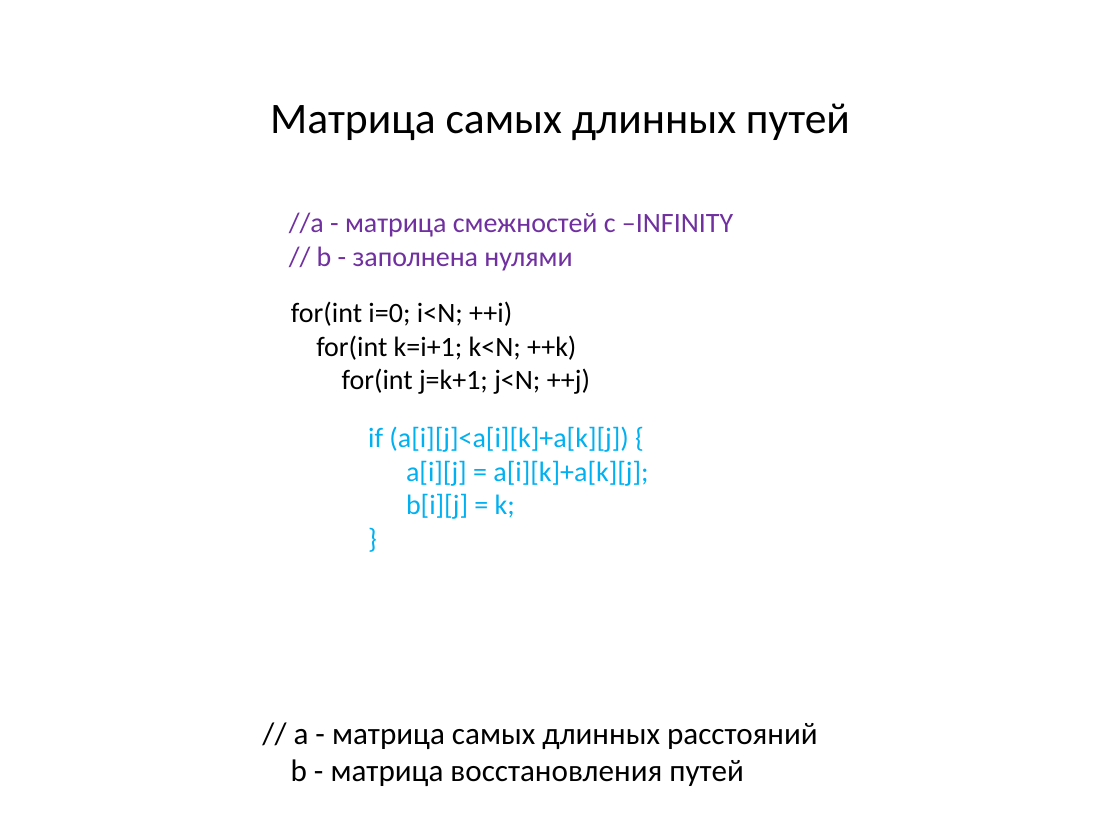
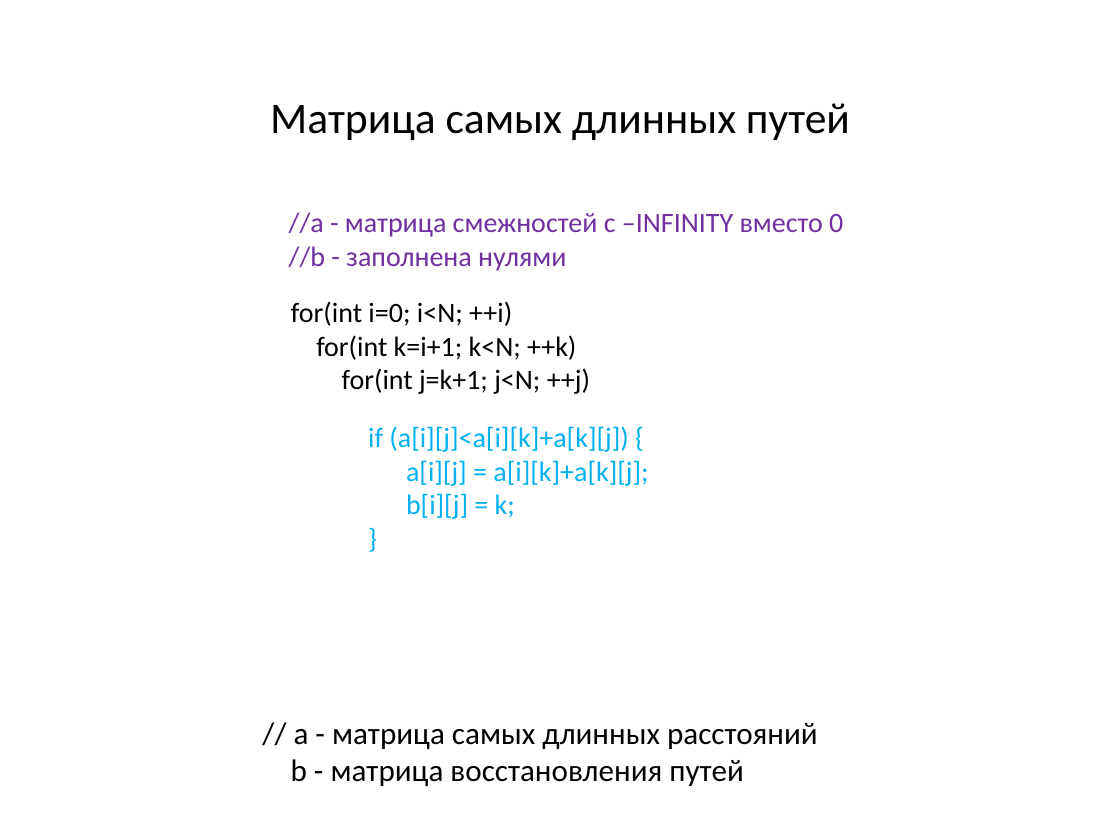
Before and after one commit to SteinbergOB/ANG, a slide deck: slide 16 of Презентации/Лекция 3.pptx (slide 11 before the commit). Drawn at 1120x840 pixels with LibreOffice and Linux fonts; fonts in the diff are those of the drawing. Boxes give left, top, right and bottom in pixels: in the first picture for what was removed or moved away, otherwise in the second. Text is boxed around its words. In the diff, an @@ line names an element or a change of style, - is before the commit and + after.

```diff
--- a/Презентации/Лекция 3.pptx
+++ b/Презентации/Лекция 3.pptx
@@ text at (289,212,843,271): text changed @@
-//a - матрица смежностей с –INFINITY
-// b - заполнена нулями
+//a - матрица смежностей с –INFINITY вместо 0
+//b - заполнена нулями
```
Also in this commit, not shown: 21 other slides changed, 26 slides added, 2 other files.
